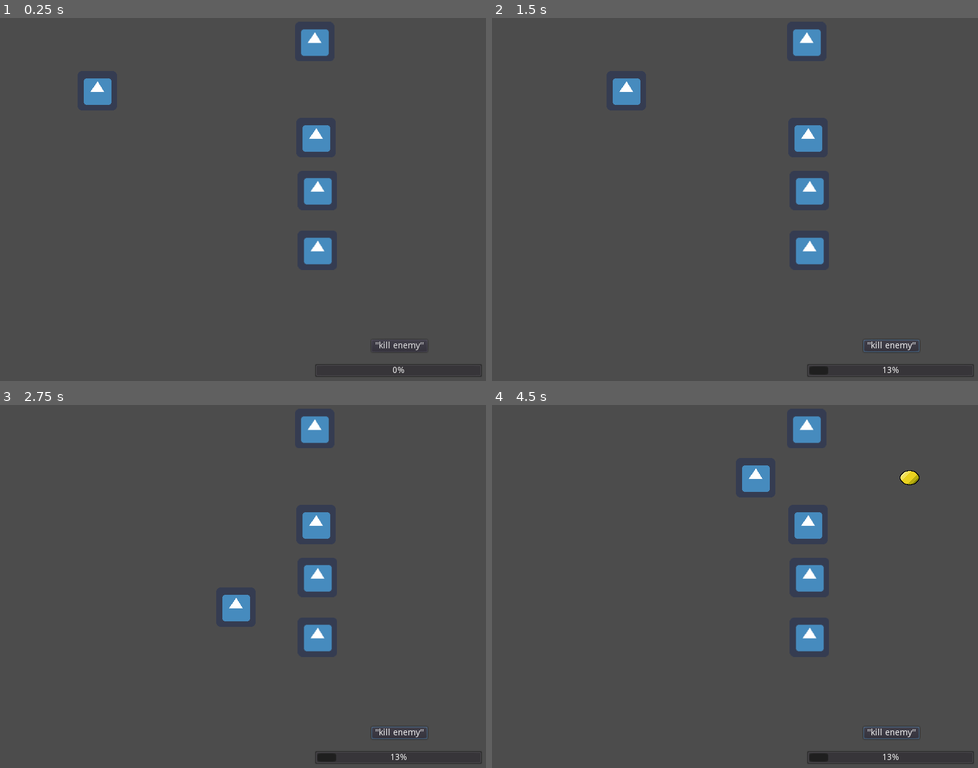
Above: before the commit, frames 1-4 (two rows, left to right).
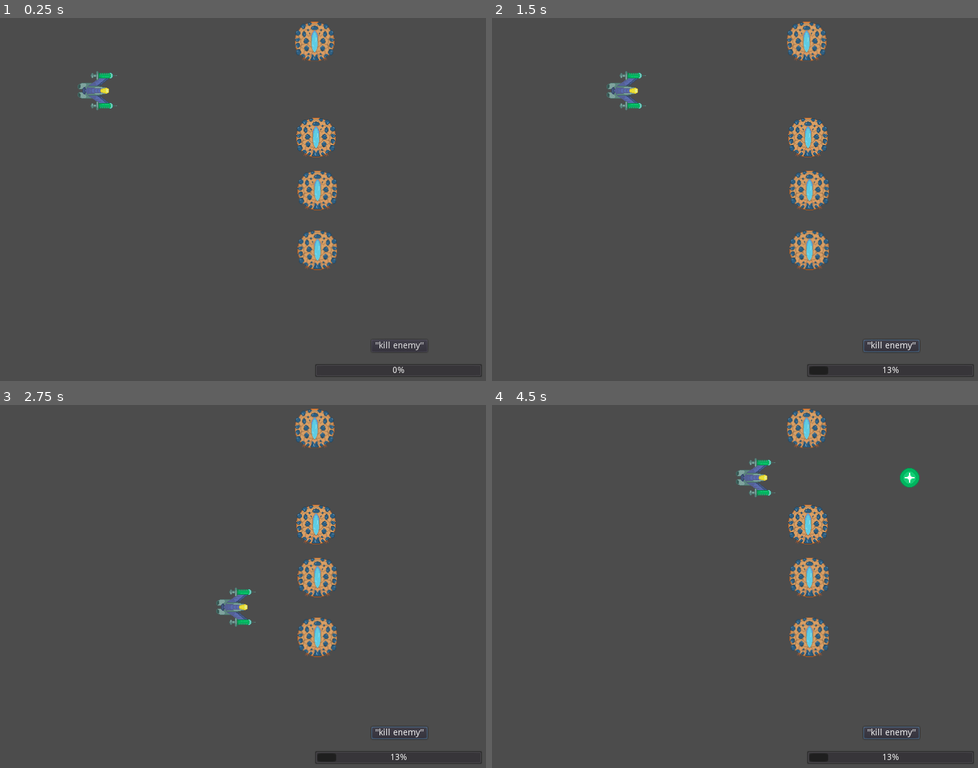
Above: after the commit, the same moments.

Repository: Yerdun/Pathogen
Game: Godot game, scene res://Assets/Scenes/Test Scenes/Copy Tester.tscn
Two runs of this game, one before a commit and one after it. Both use one fixed random seed, a clock stepped at 60 frames per second and the inputs below. The engine's default icon, where the game draws it, is replaced by a stand-in: a white triangle on a blue panel in a dark square.
Inputs (mouse positions are in pixels of both pictures, inside the frame that each line leads up to):
- Up to frame 1 (0.25 s): no input
- Up to frame 2 (1.5 s): click "'kill enemy'" at 0.5 s; tap Enter at 1.25 s; move the mouse to (846, 184) at 1.27 s; hold Right (ui_right) from 1.28 s (still down); hold B (copy) from 1.28 s (still down)
- Up to frame 3 (2.75 s): tap Space (shoot) at 1.55, 2.1 s; move the mouse to (145, 608) at 2.02 s; release Right (ui_right) at 2.03 s; release B (copy) at 2.03 s; hold Down (ui_down) from 2.03 s (still down); tap B (copy) at 2.3 s
- Up to frame 4 (4.5 s): move the mouse to (788, 506) at 2.77 s; release Down (ui_down) at 2.78 s; hold Right (ui_right) 2.78-3.53 s; hold Shift (control_focus) 2.78-3.53 s; tap Space (shoot) at 3.05 s; move the mouse to (710, 662) at 3.52 s; hold Up (ui_up) 3.53-4.28 s; tap B (copy) at 3.6 s; move the mouse to (885, 644) at 4.27 s; hold Left (ui_left) from 4.28 s (still down); hold Space (shoot) from 4.28 s (still down)

The runs differ from the first frame. In frame 1, 3.4% of the frame differs, in the area x 15-70%, y 1-70%; in frame 2, 3.4%; in frame 3, 3.4%; in frame 4, 3.6%, in the area x 50-88%, y 1-70%.

Commit message:
Implemented some of the sprites; began work on the bomb enemy
Changed several scenes to use the game's sprites instead of the Godot logo. Began implementing the bomb enemy, and created the Bomb Tester scene to demonstrate its explosion bullet pattern.

Diff:
--- a/Assets/Scenes/Bullet/Basic Functional Bullet/Basic Bullet.tscn
+++ b/Assets/Scenes/Bullet/Basic Functional Bullet/Basic Bullet.tscn
@@ -1,12 +1,10 @@
 [gd_scene load_steps=4 format=2]
 
-[ext_resource path="res://Assets/Scenes/Old Scenes/HitboxTest/EggBullet/eggbullet.png" type="Texture" id=1]
+[ext_resource path="res://Assets/Sprites/Projectiles/player_basic_bullet.png" type="Texture" id=1]
 [ext_resource path="res://Assets/Scenes/Bullet/Basic Functional Bullet/Basic Bullet.gd" type="Script" id=2]
 
-
-[sub_resource type="CapsuleShape2D" id=1]
-radius = 8.90317
-height = 11.3978
+[sub_resource type="CircleShape2D" id=1]
+radius = 15.9721
 
 [node name="Bullet" type="Area2D"]
 linear_damp = 0.0
--- a/Assets/Scenes/Bullet/Copy Bullet/Copy Bullet.tscn
+++ b/Assets/Scenes/Bullet/Copy Bullet/Copy Bullet.tscn
@@ -1,12 +1,10 @@
 [gd_scene load_steps=4 format=2]
 
-[ext_resource path="res://Assets/Scenes/Old Scenes/HitboxTest/EggBullet/eggbullet.png" type="Texture" id=1]
+[ext_resource path="res://Assets/Sprites/Projectiles/player_copy_bullet.png" type="Texture" id=1]
 [ext_resource path="res://Assets/Scenes/Bullet/Copy Bullet/Copy Bullet.gd" type="Script" id=2]
 
-
-[sub_resource type="CapsuleShape2D" id=1]
-radius = 12.1479
-height = 8.12492
+[sub_resource type="RectangleShape2D" id=1]
+extents = Vector2( 12.3952, 15.7948 )
 
 [node name="Copy Bullet" type="Area2D"]
 script = ExtResource( 2 )
--- /dev/null
+++ b/Assets/Scenes/Bullet/Enemy Bullet/Enemy Bullet.gd
@@ -0,0 +1,17 @@
+extends Area2D
+
+
+# Declare member variables here. Examples:
+export var speed = 800 # speed the bullet travels
+
+export (Vector2) var direction = Vector2.LEFT # the direction the bullet travels
+# this vector should be a unit vector
+
+# Called when the node enters the scene tree for the first time.
+func _ready():
+	pass # Replace with function body.
+
+
+# Called every frame. 'delta' is the elapsed time since the previous frame.
+func _physics_process(delta):
+	position += direction * speed * delta
--- /dev/null
+++ b/Assets/Scenes/Bullet/Enemy Bullet/Enemy Bullet.tscn
@@ -0,0 +1,19 @@
+[gd_scene load_steps=4 format=2]
+
+[ext_resource path="res://Assets/Sprites/Projectiles/enemy_bullet.png" type="Texture" id=1]
+[ext_resource path="res://Assets/Scenes/Bullet/Enemy Bullet/Enemy Bullet.gd" type="Script" id=2]
+
+[sub_resource type="CapsuleShape2D" id=1]
+radius = 12.0055
+height = 8.4684
+
+[node name="Enemy Bullet" type="Area2D"]
+script = ExtResource( 2 )
+speed = 400
+
+[node name="Sprite" type="Sprite" parent="."]
+texture = ExtResource( 1 )
+
+[node name="Hitbox" type="CollisionShape2D" parent="."]
+rotation = 1.5708
+shape = SubResource( 1 )
--- a/Assets/Scenes/Bullet/Piercing Bullet/Piercing Bullet.tscn
+++ b/Assets/Scenes/Bullet/Piercing Bullet/Piercing Bullet.tscn
@@ -1,12 +1,10 @@
 [gd_scene load_steps=4 format=2]
 
-[ext_resource path="res://Assets/Scenes/Old Scenes/HitboxTest/EggBullet/eggbullet.png" type="Texture" id=1]
+[ext_resource path="res://Assets/Sprites/Projectiles/player_piercing_shat.png" type="Texture" id=1]
 [ext_resource path="res://Assets/Scenes/Bullet/Piercing Bullet/Piercing Bullet.gd" type="Script" id=2]
 
-
-[sub_resource type="CapsuleShape2D" id=1]
-radius = 11.8906
-height = 8.508
+[sub_resource type="CircleShape2D" id=1]
+radius = 15.7779
 
 [node name="Piercing Bullet" type="Area2D"]
 script = ExtResource( 2 )
--- a/Assets/Scenes/Enemy/Basic Enemy/Enemy.gd
+++ b/Assets/Scenes/Enemy/Basic Enemy/Enemy.gd
@@ -1,7 +1,5 @@
 extends RigidBody2D
 
-
-# Declare member variables here. Examples:
 export var maxHP = 2 # the amount of hp the enemy has at spawn
 var currentHP # the enemy's current hp
 export(String, "none", "rapidfire", "widebeam", "piercing") var copyAbility	# The enemy's ability
--- a/Assets/Scenes/Enemy/Basic Enemy/Enemy.tscn
+++ b/Assets/Scenes/Enemy/Basic Enemy/Enemy.tscn
@@ -1,8 +1,7 @@
 [gd_scene load_steps=4 format=2]
 
-[ext_resource path="res://icon.png" type="Texture" id=1]
+[ext_resource path="res://Assets/Sprites/Enemy/bomb_enemy.png" type="Texture" id=1]
 [ext_resource path="res://Assets/Scenes/Enemy/Basic Enemy/Enemy.gd" type="Script" id=2]
-
 
 [sub_resource type="RectangleShape2D" id=1]
 extents = Vector2( 31.0658, 31.3185 )
--- /dev/null
+++ b/Assets/Scenes/Enemy/Bomb Enemy/Bomb Enemy.gd
@@ -0,0 +1,26 @@
+extends "res://Assets/Scenes/Enemy/Basic Enemy/Enemy.gd"
+
+
+# Declare member variables here. Examples:
+export (PackedScene) var bullet
+
+
+# Called when the node enters the scene tree for the first time.
+
+
+# Called every frame. 'delta' is the elapsed time since the previous frame.
+#func _process(delta):
+#	pass
+func explode(var numberOfShots): # shoots a bunch of bullets in a circle
+	for n in numberOfShots: # Do the following code for each bullet spawned
+		var newBullet = bullet.instance() # instantiate a new bullet
+		newBullet.position = position
+		# this angle will be used to rotate a number of things. it'll make a pretty circle
+		var rotationAngle = PI * 2 / numberOfShots * n
+		# rotate the bullet's travel direction
+		newBullet.direction = newBullet.direction.rotated(rotationAngle)
+		# rotate the bullet's sprite
+		newBullet.get_node("Sprite").rotation_degrees += rad2deg(rotationAngle)
+		# rotate the bullet's hitbox
+		newBullet.get_node("Hitbox").rotation_degrees += rad2deg(rotationAngle)
+		owner.add_child(newBullet)
--- /dev/null
+++ b/Assets/Scenes/Enemy/Bomb Enemy/Bomb Enemy.tscn
@@ -0,0 +1,9 @@
+[gd_scene load_steps=4 format=2]
+
+[ext_resource path="res://Assets/Scenes/Enemy/Basic Enemy/Enemy.tscn" type="PackedScene" id=1]
+[ext_resource path="res://Assets/Scenes/Bullet/Enemy Bullet/Enemy Bullet.tscn" type="PackedScene" id=2]
+[ext_resource path="res://Assets/Scenes/Enemy/Bomb Enemy/Bomb Enemy.gd" type="Script" id=3]
+
+[node name="Bomb Enemy" instance=ExtResource( 1 )]
+script = ExtResource( 3 )
+bullet = ExtResource( 2 )
--- a/Assets/Scenes/Player/Player.tscn
+++ b/Assets/Scenes/Player/Player.tscn
@@ -1,6 +1,6 @@
 [gd_scene load_steps=8 format=2]
 
-[ext_resource path="res://icon.png" type="Texture" id=1]
+[ext_resource path="res://Assets/Sprites/Player/vaccine_ship_player.png" type="Texture" id=1]
 [ext_resource path="res://Assets/Scenes/Player/Player.gd" type="Script" id=2]
 [ext_resource path="res://Assets/Scenes/Player/FocusHitbox.png" type="Texture" id=3]
 [ext_resource path="res://Assets/Scenes/Player/Bullet Control.tscn" type="PackedScene" id=4]
@@ -37,6 +37,7 @@
 }
 
 [node name="PlayerAnimation" type="AnimatedSprite" parent="."]
+rotation = 1.5708
 frames = SubResource( 1 )
 
 [node name="FocusAnimation" type="AnimatedSprite" parent="."]
--- /dev/null
+++ b/Assets/Scenes/Test Scenes/Enemy Tester.gd
@@ -0,0 +1,16 @@
+extends Node
+
+
+# Declare member variables here. Examples:
+# var a = 2
+# var b = "text"
+
+
+# Called when the node enters the scene tree for the first time.
+func _ready():
+	$"Bomb Enemy".explode(12)
+
+
+# Called every frame. 'delta' is the elapsed time since the previous frame.
+#func _process(delta):
+#	pass
--- /dev/null
+++ b/Assets/Scenes/Test Scenes/Enemy Tester.tscn
@@ -0,0 +1,10 @@
+[gd_scene load_steps=3 format=2]
+
+[ext_resource path="res://Assets/Scenes/Enemy/Bomb Enemy/Bomb Enemy.tscn" type="PackedScene" id=1]
+[ext_resource path="res://Assets/Scenes/Test Scenes/Enemy Tester.gd" type="Script" id=2]
+
+[node name="Node" type="Node"]
+script = ExtResource( 2 )
+
+[node name="Bomb Enemy" parent="." instance=ExtResource( 1 )]
+position = Vector2( 368.693, 269.104 )
Binary file added: Assets/Sprites/Projectiles/enemy_bullet.png
Not shown, added: Assets/Sprites/Projectiles/enemy_bullet.png.import
